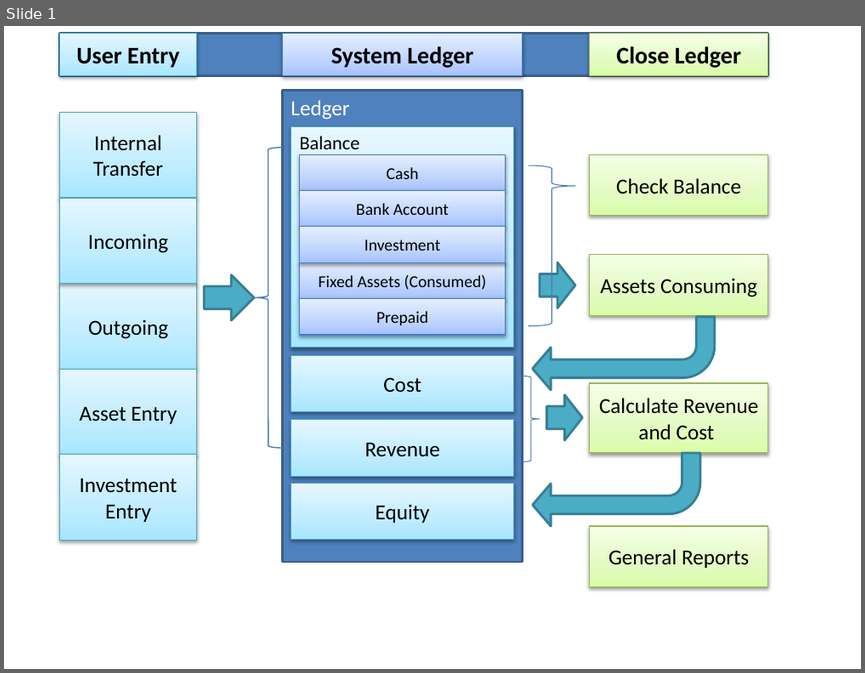
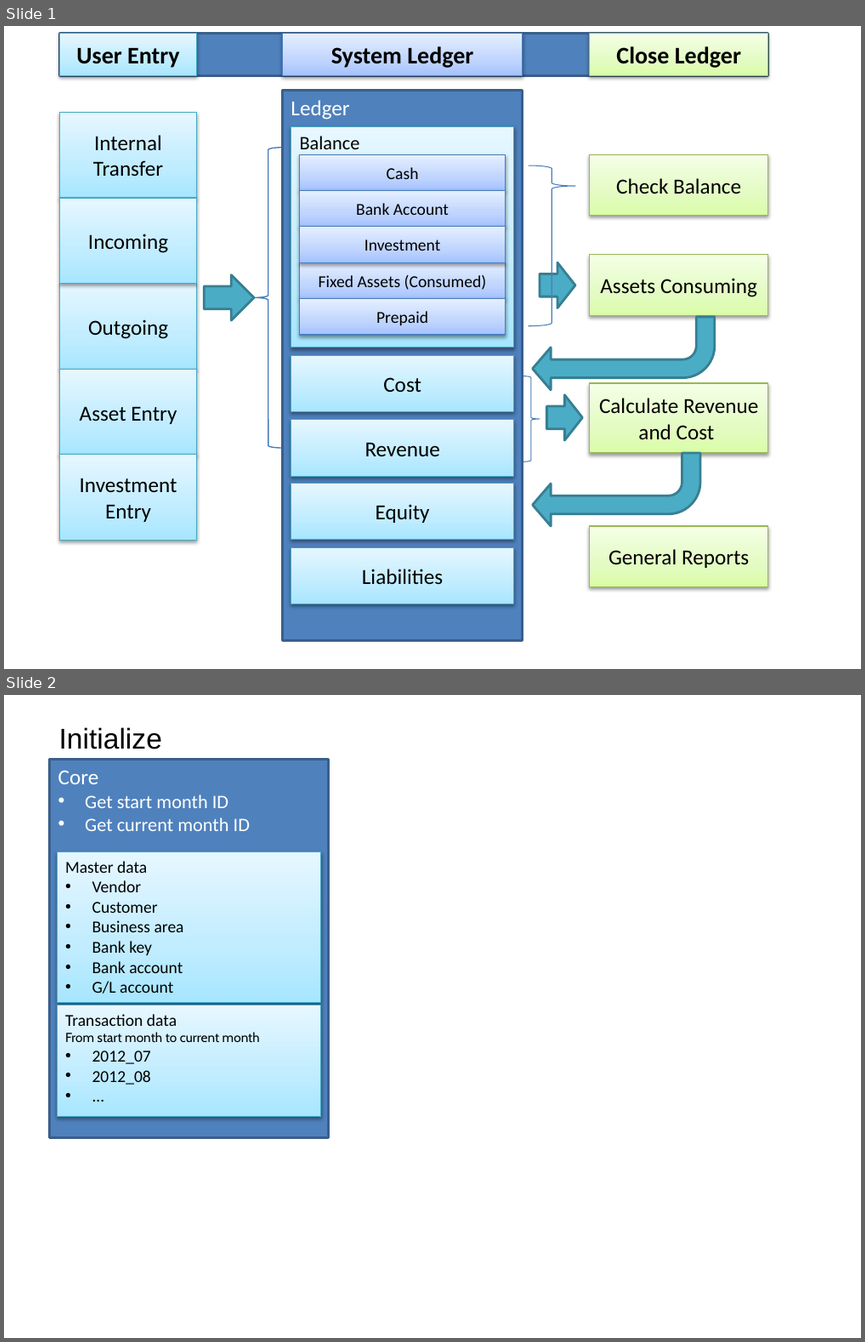
Before and after one commit to dineshmetkari/family-accounting, a slide deck: doc/ACH_DOC.pptx. Shown one above the other, each under a label of ours: slide 1 before the commit, slides 1 and 2 after it. The pictures are 865x673 and 865x1342 pixels, drawn with LibreOffice and Linux fonts; fonts in the diff are those of the drawing. Boxes give left, top, right and bottom in pixels: in the first picture for what was removed or moved away, otherwise in the second. Text is boxed around its words. In the diff, an @@ line names an element or a change of style, - is before the commit and + after.

```diff
--- a/doc/ACH_DOC.pptx
+++ b/doc/ACH_DOC.pptx
@@ slide 2 added at (4,695,861,1338), background #FFFFFF @@
@@ group added at (49,727,328,1138): 3 rectangles, 1 text @@
+Core
+• Get start month ID
+• Get current month ID
+Initialize
+Master data
+• Vendor
+• Customer
+• Business area
+• Bank key
+• Bank account
+• G/L account
+Transaction data
+From start month to current month
+• 2012_07
+• 2012_08
+• ...
@@ slide 1 changed as well @@
@@ rectangle "Ledger": place and size @@
-rectangle "Ledger" at (283,91,522,562)
+rectangle "Ledger" at (283,91,522,641)
@@ rectangle added at (291,547,514,603), fill gradient #A7E6FF to #C1EDFF to #E7F8FF, outline #46AAC5 0.75 pt, 18 pt, text #000000 @@
+Liabilities
```
Also in this commit, not shown: 4 other files.
